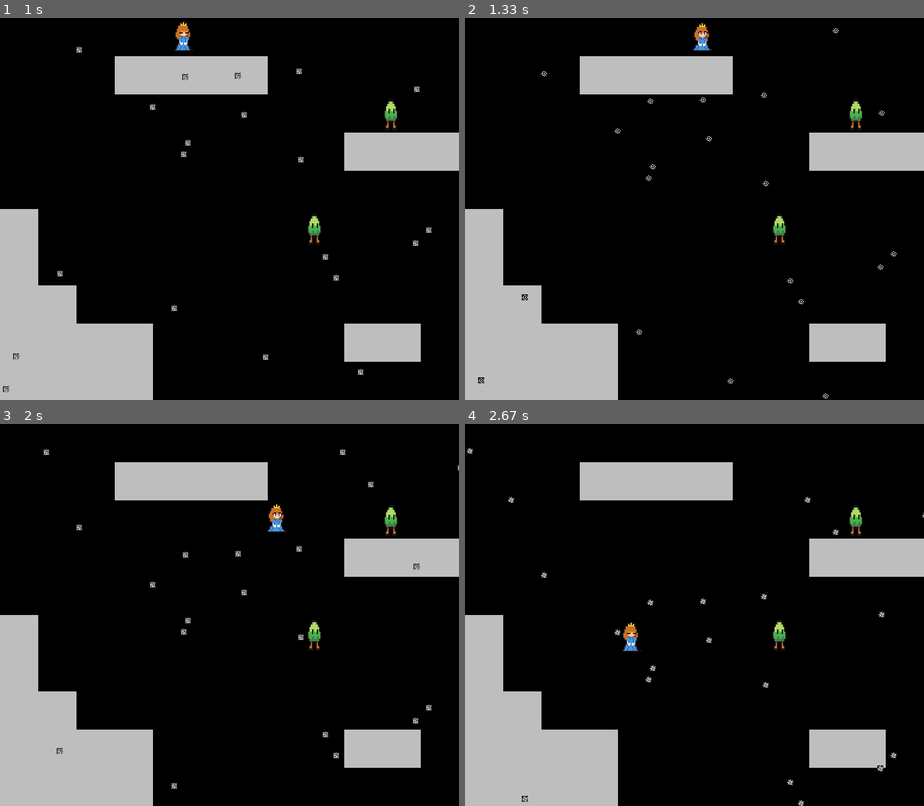
Above: before the commit, frames 1-4 (two rows, left to right).
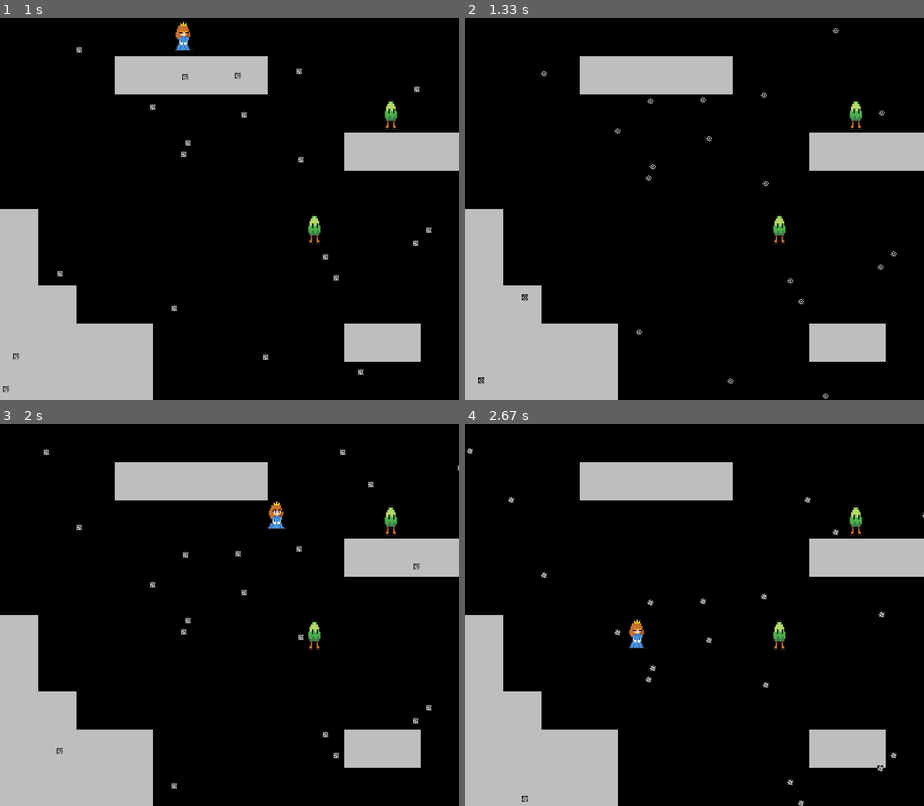
Above: after the commit, the same moments.

Repository: msaelices/pygames-experiments
Game: pygame game, started from frozen-platformer/main.py
Two runs of this game, one before a commit and one after it. Both use one fixed random seed, a clock stepped at 60 frames per second and the inputs below.
Inputs:
- Up to frame 1 (1 s): tap Space at 0.33, 0.73 s; hold Right from 0.67 s (still down)
- Up to frame 2 (1.33 s): tap Space at 1.03, 1.23 s; release Right at 1.13 s; hold Right from 1.17 s (still down)
- Up to frame 3 (2 s): tap Space at 1.53, 1.73 s; release Right at 1.63 s; hold Left from 1.67 s (still down)
- Up to frame 4 (2.67 s): tap Space at 2.03, 2.3, 2.6 s; release Left at 2.2 s; hold Left 2.23-2.63 s

Frame 1 is identical in both runs. In frame 2, 0.2% of the frame differs, in the area x 49-54%, y 1-9%; in frame 3, 0.2%; in frame 4, 0.3%, in the area x 34-40%, y 50-60%.

Commit message:
Allow jumping while running

Diff:
--- a/frozen-platformer/game.py
+++ b/frozen-platformer/game.py
@@ -49,14 +49,15 @@
             elif event.type == pygame.KEYDOWN:
                 if event.key == PAUSE:
                     self.toggle_pause()
+                elif self.is_started and event.key == JUMP:
+                    self.level.player.jump()
+
         keys = pygame.key.get_pressed()
         if self.is_started:
             if keys[LEFT]:
                 self.level.player.move_left()
             elif keys[RIGHT]:
                 self.level.player.move_right()
-            elif keys[JUMP]:
-                self.level.player.jump()
             else:
                 self.level.player.stop()
 
